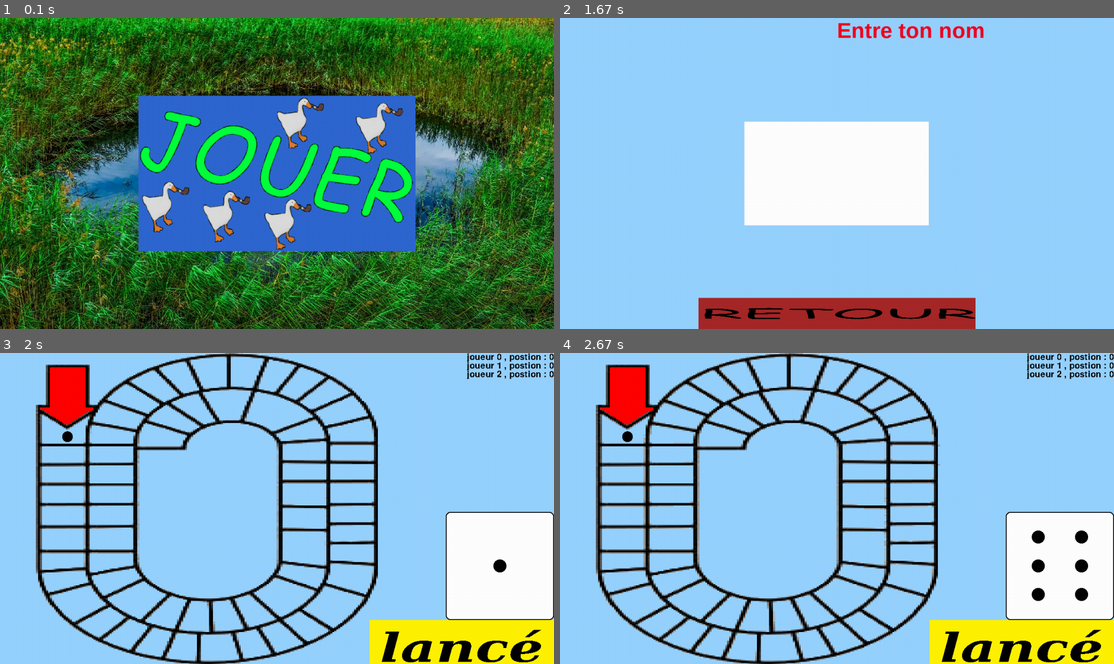
Above: before the commit, frames 1-4 (two rows, left to right).
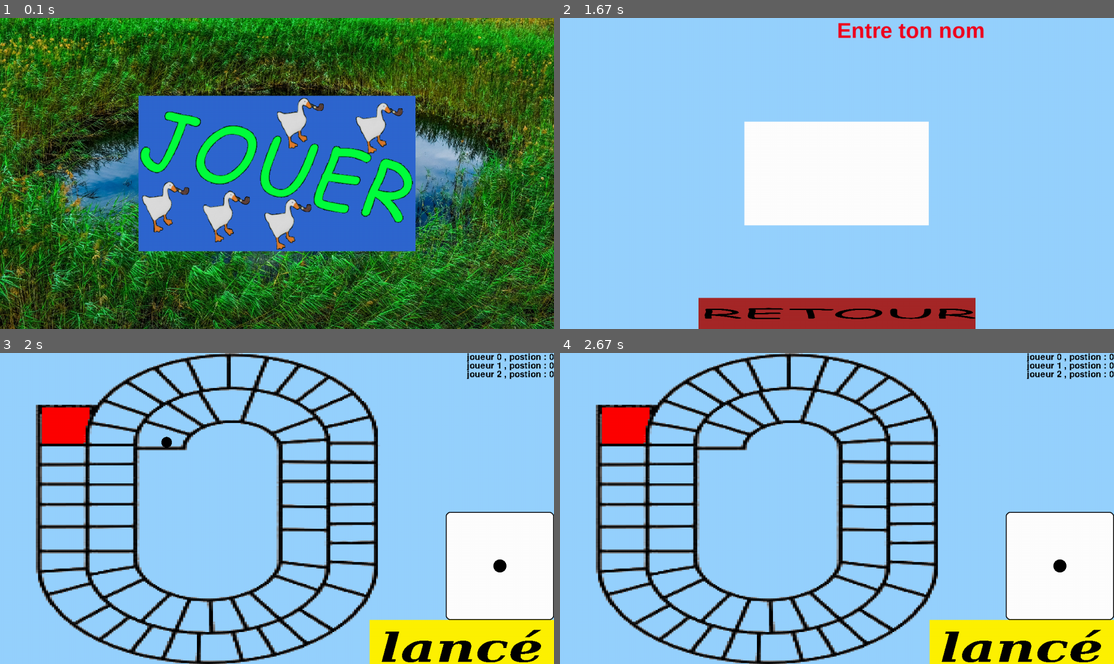
Above: after the commit, the same moments.

Repository: chokinyan/nsi-projet
Game: pygame game, started from projet nsi/projet.py
Two runs of this game, one before a commit and one after it. Both use one fixed random seed, a clock stepped at 60 frames per second and the inputs below.
Inputs (mouse positions are in pixels of both pictures, inside the frame that each line leads up to):
- Up to frame 1 (0.1 s): no input
- Up to frame 2 (1.67 s): tap Enter at 0.33 s; click (837, 195) at 0.72 s; click (665, 126) at 1.05 s; click (903, 201) at 1.38 s
- Up to frame 3 (2 s): tap Enter at 1.67 s
- Up to frame 4 (2.67 s): click (1019, 642) at 2.05 s

Frames 1-2 are identical in both runs. In frame 3, 1.9% of the frame differs, in the area x 7-32%, y 3-31%; in frame 4, 3.7%, in the area x 6-96%, y 0-100%.

Commit message:
facilité

Diff:
--- a/projet nsi/projet.py
+++ b/projet nsi/projet.py
@@ -276,7 +276,7 @@
         print(pyg.display.get_driver())
 
 #-------------------------------------------------------------
-center_case = [pyg.Rect(142,180,0,0),pyg.Rect(142,234,0,0),pyg.Rect(142 …(384 unchanged characters)…
+center_case = [pyg.Rect(371, 193,0,0),pyg.Rect(142,234,0,0),pyg.Rect(142 …(384 unchanged characters)…
 nb_bot = 0
 nb_j = 1
 pyg.init()
@@ -300,6 +300,7 @@
 
     pyg.display.flip()
 
+    pos = pyg.mouse.get_pos()
     click = pyg.mouse.get_pressed()[0]
 
     match etat.etat:
@@ -383,11 +384,9 @@
     for event in pyg.event.get():
 
         if click and etat.etat == "partie":
-            pos = str(pyg.mouse.get_pos())
-            nb_click += 1
-            pos = pos[:-1]
-            pos = pos[1::]
-            rect_list.write(f'{nb_click}pyg.Rect({pos},0,0),\n')
+            center_case[0] = pyg.Rect(pos[0],pos[1],0,0)
+            etat.reload_screen()
+
 
         if etat.etat == "choix_nom":
             textinp["nom"].draw(event=event,screen = (etat.disp).scr)
@@ -408,6 +407,14 @@
                             joueur[0].nom = textinp["nom"].text
                         pyg.mouse.set_cursor(textinp["nom"].cursor)
                         etat.partie()
+            if etat.etat == "partie":
+                if event.key == pyg.K_RETURN:
+                    str_pos = str(pos)
+                    str_pos = str_pos[:-1]
+                    str_pos = str_pos[1::]
+                    nb_click += 1
+                    print('enregistrer')
+                    rect_list.write(f'{nb_click} pyg.Rect({str_pos},0,0),\n')
 
 
         #    if event.key == pyg.K_F11:
--- a/rect_case_list.txt
+++ /dev/null
@@ -1,62 +0,0 @@
-1pyg.Rect(141, 193,0,0),
-2pyg.Rect(141, 233,0,0),
-3pyg.Rect(140, 280,0,0),
-4pyg.Rect(143, 325,0,0),
-5pyg.Rect(142, 374,0,0),
-6pyg.Rect(142, 428,0,0),
-7pyg.Rect(139, 480,0,0),
-8pyg.Rect(148, 525,0,0),
-9pyg.Rect(182, 576,0,0),
-10pyg.Rect(236, 620,0,0),
-11pyg.Rect(295, 647,0,0),
-12pyg.Rect(357, 667,0,0),
-13pyg.Rect(423, 680,0,0),
-14pyg.Rect(500, 680,0,0),
-15pyg.Rect(579, 671,0,0),
-16pyg.Rect(645, 655,0,0),
-17pyg.Rect(701, 629,0,0),
-18pyg.Rect(766, 585,0,0),
-19pyg.Rect(804, 516,0,0),
-20pyg.Rect(812, 459,0,0),
-21pyg.Rect(812, 415,0,0),
-22pyg.Rect(812, 372,0,0),
-23pyg.Rect(810, 322,0,0),
-24pyg.Rect(810, 273,0,0),
-25pyg.Rect(809, 228,0,0),
-26pyg.Rect(810, 182,0,0),
-27pyg.Rect(783, 137,0,0),
-28pyg.Rect(742, 98,0,0),
-29pyg.Rect(691, 69,0,0),
-30pyg.Rect(631, 52,0,0),
-31pyg.Rect(562, 40,0,0),
-32pyg.Rect(484, 41,0,0),
-33pyg.Rect(415, 55,0,0),
-34pyg.Rect(356, 76,0,0),
-35pyg.Rect(309, 106,0,0),
-36pyg.Rect(272, 148,0,0),
-37pyg.Rect(253, 192,0,0),
-38pyg.Rect(249, 233,0,0),
-39pyg.Rect(248, 282,0,0),
-40pyg.Rect(252, 328,0,0),
-41pyg.Rect(251, 376,0,0),
-42pyg.Rect(253, 425,0,0),
-43pyg.Rect(248, 481,0,0),
-44pyg.Rect(269, 526,0,0),
-45pyg.Rect(320, 569,0,0),
-46pyg.Rect(388, 596,0,0),
-47pyg.Rect(454, 607,0,0),
-48pyg.Rect(518, 605,0,0),
-49pyg.Rect(580, 594,0,0),
-50pyg.Rect(650, 560,0,0),
-51pyg.Rect(699, 513,0,0),
-52pyg.Rect(703, 447,0,0),
-53pyg.Rect(702, 379,0,0),
-54pyg.Rect(703, 324,0,0),
-55pyg.Rect(701, 275,0,0),
-56pyg.Rect(700, 230,0,0),
-57pyg.Rect(691, 184,0,0),
-58pyg.Rect(627, 139,0,0),
-59pyg.Rect(529, 119,0,0),
-60pyg.Rect(454, 131,0,0),
-61pyg.Rect(404, 156,0,0),
-62pyg.Rect(371, 193,0,0),
Binary file changed: projet nsi/image/image sans droit et utilisable/plateau/plateau.png
